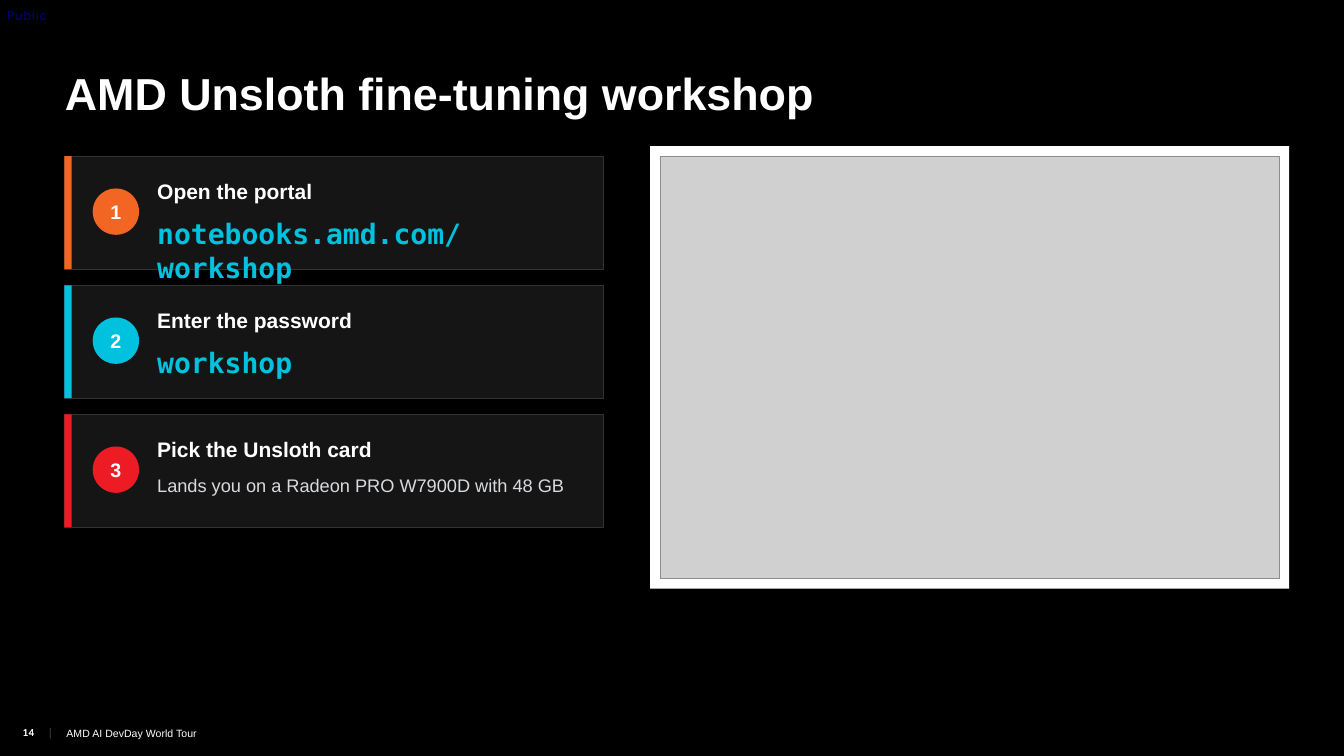
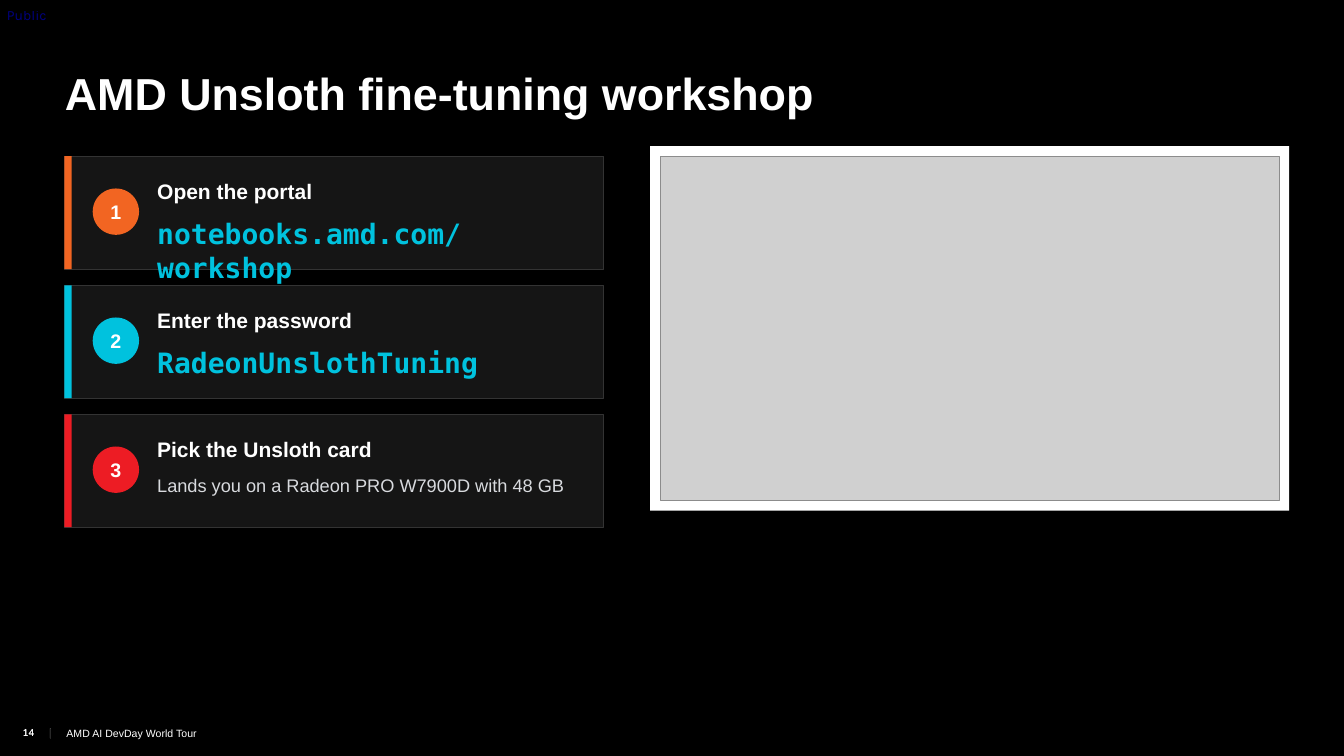
Before and after one commit to TwelveNights/Unsloth-RL-Workshop-on-Radeon, a slide deck: slide 14 of docs/AMD-Unsloth-GRPO-Fine-tuning1.pptx. Drawn at 1344x756 pixels with LibreOffice and Linux fonts; fonts in the diff are those of the drawing; grey boxes stand for pictures; background and template pictures are left out. Boxes give left, top, right and bottom in pixels: in the first picture for what was removed or moved away, otherwise in the second. Text is boxed around its words. In the diff, an @@ line names an element or a change of style, - is before the commit and + after.

Commit message:
Restore workshop password; new portal screenshot on slide 14

```diff
--- a/docs/AMD-Unsloth-GRPO-Fine-tuning1.pptx
+++ b/docs/AMD-Unsloth-GRPO-Fine-tuning1.pptx
@@ rectangle: place and size @@
-rectangle at <box>650,146,1290,589</box>
+rectangle at <box>650,146,1290,511</box>
@@ picture: place and size @@
-picture at <box>660,156,1279,579</box>
+picture at <box>660,156,1279,501</box>
@@ text at <box>157,351,478,379</box>: text changed @@
-workshop
+RadeonUnslothTuning
```
Also in this commit, not shown: 2 other slides changed, 1 other file.
